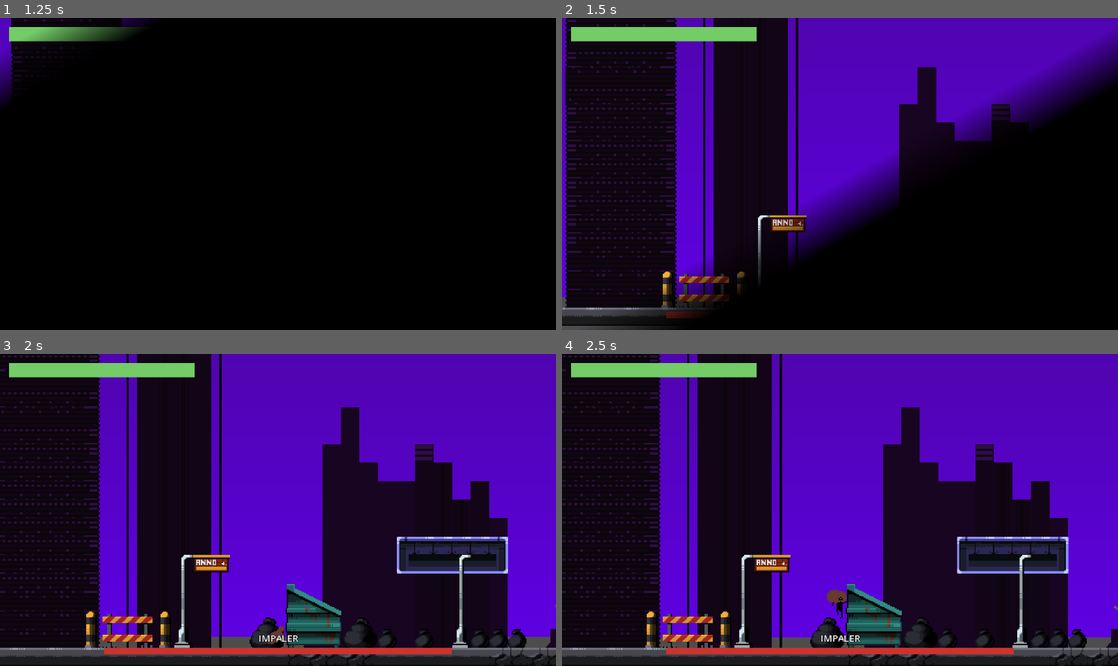
Above: before the commit, frames 1-4 (two rows, left to right).
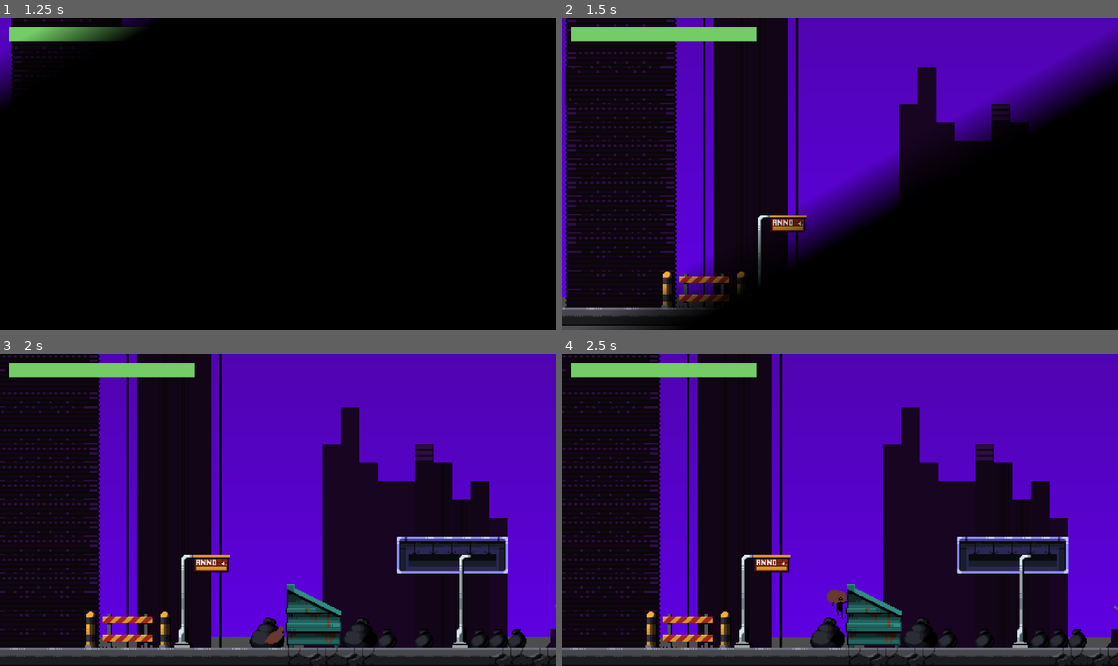
Above: after the commit, the same moments.

Repository: mateuslfelicio/DCC148-GameDev
Game: Godot game, scene res://scenes/main_menu.tscn
The game is run twice, just before and just after one commit, with the same random seed, the same clock (stepped at 60 frames per second) and the same inputs.
Inputs (mouse positions are in pixels of both pictures, inside the frame that each line leads up to):
- Up to frame 1 (1.25 s): click "Play" at 0.5 s
- Up to frame 2 (1.5 s): move the mouse to (962, 158) at 1.27 s; hold D (move_right) from 1.28 s (still down); tap J (attack) at 1.35 s
- Up to frame 3 (2 s): keep holding D (move_right); tap Space (jump) at 1.52 s
- Up to frame 4 (2.5 s): keep holding D (move_right); move the mouse to (728, 525) at 2.02 s; tap S (block) at 2.1 s; tap Space (jump) at 2.27 s

Frame 1 is identical in both runs. In frame 2, 0.1% of the frame differs, in the area x 18-25%, y 94-97%; in frame 3, 1.4%, in the area x 18-82%, y 89-97%; in frame 4, 1.4%.

Commit message:
Corrige telas de vitória/derrota e remove barra de vida do boss do HUD

Diff:
--- a/katana-1/scenes/defeat_screen.tscn
+++ b/katana-1/scenes/defeat_screen.tscn
@@ -31,8 +31,8 @@
 anchor_top = 0.5
 anchor_right = 1.0
 anchor_bottom = 0.5
-offset_top = -115.0
-offset_bottom = -73.0
+offset_top = -100.0
+offset_bottom = -58.0
 grow_horizontal = 2
 grow_vertical = 2
 theme_override_font_sizes/normal_font_size = 30
@@ -41,43 +41,8 @@
 horizontal_alignment = 1
 vertical_alignment = 1
 
-[node name="RichTextLabel" type="RichTextLabel" parent="." unique_id=1655610966]
-layout_mode = 1
-anchors_preset = 14
-anchor_top = 0.5
-anchor_right = 1.0
-anchor_bottom = 0.5
-offset_top = -83.0
-offset_bottom = -14.0
-grow_horizontal = 2
-grow_vertical = 2
-text = "Mateus Lopes
-Thales Gomes
-Vinicius Latini"
-fit_content = true
-horizontal_alignment = 1
-
-[node name="RichTextLabel2" type="RichTextLabel" parent="." unique_id=1995952346]
-custom_minimum_size = Vector2(0, 50)
-layout_mode = 1
-anchors_preset = 14
-anchor_top = 0.5
-anchor_right = 1.0
-anchor_bottom = 0.5
-offset_top = -18.0
-offset_bottom = 54.0
-grow_horizontal = 2
-grow_vertical = 2
-text = "Link dos assets utilizados:
-Link1
-Link2
-Link3
-Link4"
-horizontal_alignment = 1
-vertical_alignment = 1
-
 [node name="VBoxContainer" type="VBoxContainer" parent="." unique_id=60965431]
-custom_minimum_size = Vector2(150, 75)
+custom_minimum_size = Vector2(150, 150)
 layout_mode = 1
 anchors_preset = 7
 anchor_left = 0.5
@@ -85,7 +50,7 @@
 anchor_right = 0.5
 anchor_bottom = 1.0
 offset_left = -75.0
-offset_top = -75.0
+offset_top = -150.0
 offset_right = 75.0
 grow_horizontal = 2
 grow_vertical = 0
--- a/katana-1/scenes/hud.tscn
+++ b/katana-1/scenes/hud.tscn
@@ -17,9 +17,6 @@
 font_size = 8
 outline_size = 2
 outline_color = Color(0, 0, 0, 1)
-
-[sub_resource type="StyleBoxFlat" id="boss_fill"]
-bg_color = Color(0.8, 0.2, 0.18, 1)
 
 [node name="HUD" type="CanvasLayer" unique_id=252084998]
 script = ExtResource("1_script")
@@ -47,37 +44,6 @@
 toggle_mode = true
 text = "Invencivel: ON"
 
-[node name="BossName" type="Label" parent="." unique_id=1815380472]
-anchors_preset = 7
-anchor_left = 0.5
-anchor_top = 1.0
-anchor_right = 0.5
-anchor_bottom = 1.0
-offset_left = -150.0
-offset_top = -30.0
-offset_right = 150.0
-offset_bottom = -18.0
-text = "IMPALER"
-label_settings = SubResource("label")
-horizontal_alignment = 1
-
-[node name="BossBar" type="ProgressBar" parent="." unique_id=336453855]
-anchors_preset = 7
-anchor_left = 0.5
-anchor_top = 1.0
-anchor_right = 0.5
-anchor_bottom = 1.0
-offset_left = -150.0
-offset_top = -16.0
-offset_right = 150.0
-offset_bottom = -10.0
-theme_override_styles/background = SubResource("bar_bg")
-theme_override_styles/fill = SubResource("boss_fill")
-max_value = 40.0
-step = 1.0
-value = 40.0
-show_percentage = false
-
 [node name="Message" type="Label" parent="." unique_id=2118174021]
 anchors_preset = 8
 anchor_left = 0.5
--- a/katana-1/scripts/boss.gd
+++ b/katana-1/scripts/boss.gd
@@ -15,8 +15,6 @@
 ## As areas de corpo e de golpe de cada quadro vem de boss_hitbox_data.gd, gerado pelos
 ## sprites (tools/build_boss_data.py). A cada quadro elas viram os retangulos de colisao
 ## dos nos Hurtbox (corpo) e Hitbox (golpe); a fisica do Godot detecta os acertos.
-
-const DEFEAT_DELAY := 1.2
 
 signal health_changed(current: int, maximum: int)
 signal died
@@ -446,8 +444,3 @@
 		if frame >= windows[i].x and frame <= windows[i].y:
 			return i
 	return -1
-
-
-func _on_died() -> void:
-	await get_tree().create_timer(DEFEAT_DELAY).timeout
-	SceneManager.changeSceneTo(load("res://scenes/defeat_screen.tscn"))
--- a/katana-1/scripts/game.gd
+++ b/katana-1/scripts/game.gd
@@ -9,6 +9,10 @@
 @export_enum("Boss 1 (boss_scene)", "Boss 2 (boss_scene2)") var walls_open_with_boss: int = 1
 
 const BOUNDS_THICKNESS: float = 32.0
+## Tempo entre a morte do ultimo boss e a tela de vitoria.
+const VICTORY_DELAY: float = 2.5
+## Boss cuja morte vence o jogo (2 = boss_scene2, o Impaler).
+const FINAL_BOSS: int = 2
 # Altura extra acima da fase para o player não pular por cima da parede
 const BOUNDS_EXTRA_HEIGHT: float = 1000.0
 
@@ -243,6 +247,16 @@
 		boss_defeated = true
 		_disable_level_bounds()
 
+	# O Impaler (boss_scene2) é o boss final: derrotá-lo vence o jogo
+	if index == FINAL_BOSS:
+		_call_victory()
+
+
+## Boss final derrotado: espera a animacao de morte e mostra a tela de vitoria.
+func _call_victory() -> void:
+	await get_tree().create_timer(VICTORY_DELAY).timeout
+	SceneManager.changeSceneTo(load("res://scenes/win_screen.tscn"))
+
 
 ## Remove as barreiras laterais da arena (colisão desligada e escondidas).
 func _open_arena_walls() -> void:
--- a/katana-1/scripts/hud.gd
+++ b/katana-1/scripts/hud.gd
@@ -1,13 +1,11 @@
 extends CanvasLayer
 
-## Barras de vida do jogador e do boss, e a mensagem de fim de luta.
+## Barra de vida do jogador e indicador do modo invencivel.
 
 ## Tempo entre a morte do jogador e a tela de derrota.
 const DEFEAT_DELAY := 4
 
 @onready var player_bar: ProgressBar = $PlayerBar
-@onready var boss_bar: ProgressBar = $BossBar
-@onready var boss_name: Label = $BossName
 @onready var message: Label = $Message
 @onready var invincible_button: Button = $InvincibleButton
 
@@ -39,4 +37,4 @@
 func _call_defeat() -> void:
 	# Deixa a animacao de morte aparecer antes de trocar de cena
 	await get_tree().create_timer(DEFEAT_DELAY).timeout
-	SceneManager.changeSceneTo(load("res://Scenes/win_screen.tscn"))
+	SceneManager.changeSceneTo(load("res://scenes/defeat_screen.tscn"))
